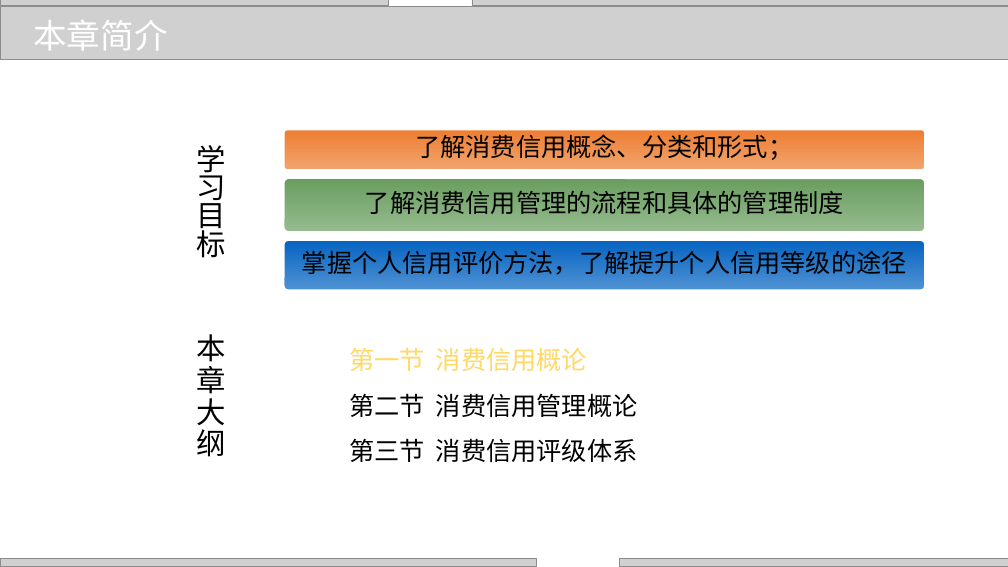
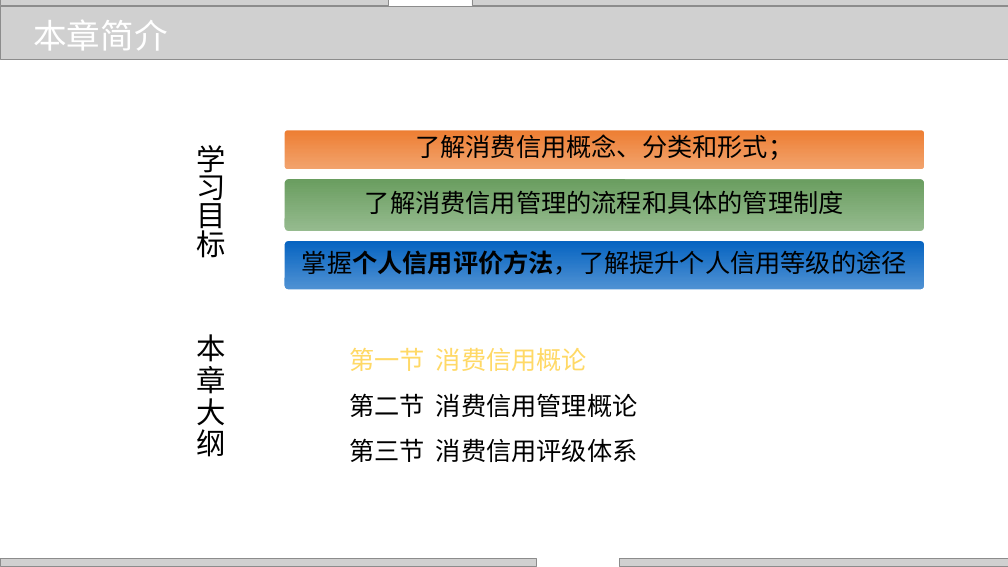
Before and after one commit to zhangjianzhang/internet_credit, a slide deck: slide 2 of files/slides/lecture_14.pptx. Drawn at 1008x567 pixels with LibreOffice and Linux fonts; fonts in the diff are those of the drawing; grey boxes stand for pictures; background and template pictures are left out. Boxes give left, top, right and bottom in pixels: in the first picture for what was removed or moved away, otherwise in the second. Text is boxed around its words. In the diff, an @@ line names an element or a change of style, - is before the commit and + after.

```diff
--- a/files/slides/lecture_14.pptx
+++ b/files/slides/lecture_14.pptx
@@ rounded rectangle "掌握个人信用评价方法，了解提升个人信用等级的途径" at bbox=[284, 240, 926, 290]: bold on in "掌握个人信用评价方法，了解提升个人信用等级的途径" @@
```
Also in this commit, not shown: 13 other slides changed, 6 other files.
